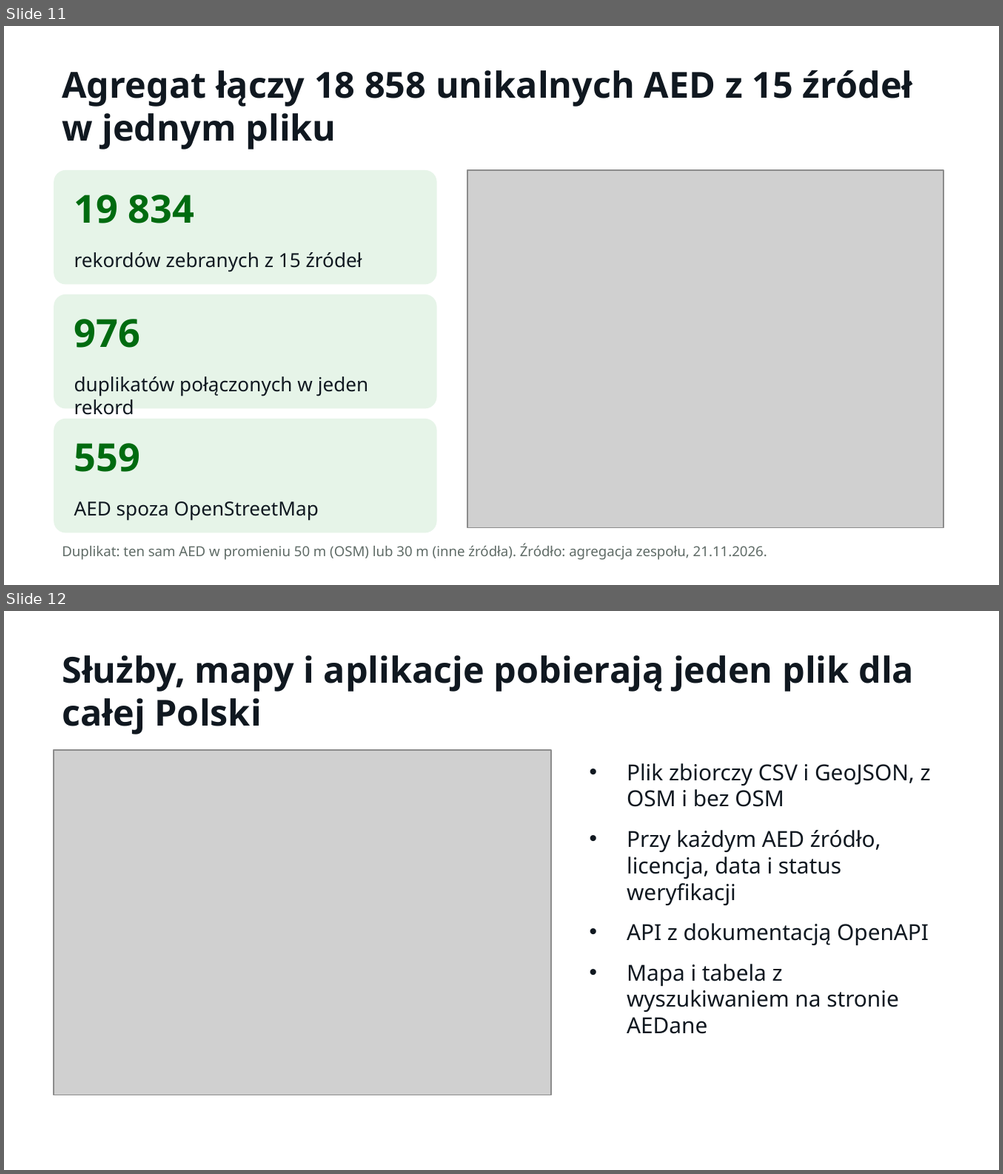
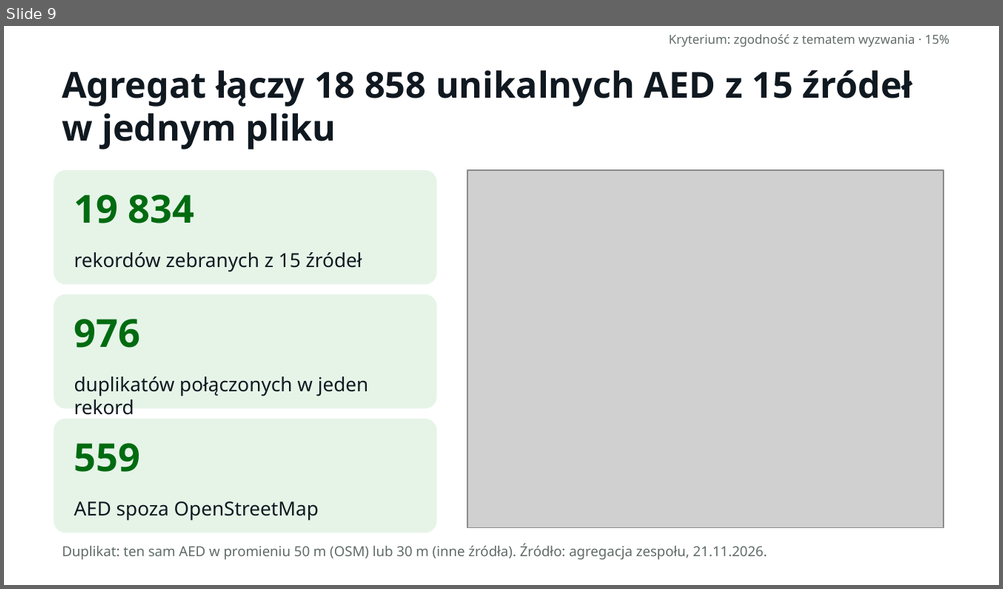
Before and after one commit to LastMinuteGameStudio/hacknation, a slide deck: prezentacja/AEDane – Misja AED (HackNation 2026).pptx. Shown one above the other, each under a label of ours: slides 11 and 12 before the commit, slide 9 after it. The pictures are 1003x1174 and 1003x589 pixels, drawn with LibreOffice and Linux fonts; fonts in the diff are those of the drawing; grey boxes stand for pictures. Boxes give left, top, right and bottom in pixels: in the first picture for what was removed or moved away, otherwise in the second. Text is boxed around its words. In the diff, an @@ line names an element or a change of style, - is before the commit and + after.

```diff
--- a/prezentacja/AEDane – Misja AED (HackNation 2026).pptx
+++ b/prezentacja/AEDane – Misja AED (HackNation 2026).pptx
@@ slide 12 removed at box(4, 611, 999, 1170), background #FFFFFF @@
@@ text removed at box(62, 655, 913, 735) @@
-Służby, mapy i aplikacje pobierają jeden plik dla całej Polski
@@ picture removed at box(54, 750, 551, 1096) @@
@@ text removed at box(626, 763, 930, 1034) @@
-• Plik zbiorczy CSV i GeoJSON, z OSM i bez OSM
-• Przy każdym AED źródło, licencja, data i status weryfikacji
-• API z dokumentacją OpenAPI
-• Mapa i tabela z wyszukiwaniem na stronie AEDane
@@ what was slide 11 is now slide 9 @@
@@ slide 9 changed as well @@
@@ text added at box(669, 34, 949, 47), 9 pt, text #5F6B66 @@
+Kryterium: zgodność z tematem wyzwania · 15%
```
Also in this commit, not shown: 11 other slides changed, 4 other slides removed.
